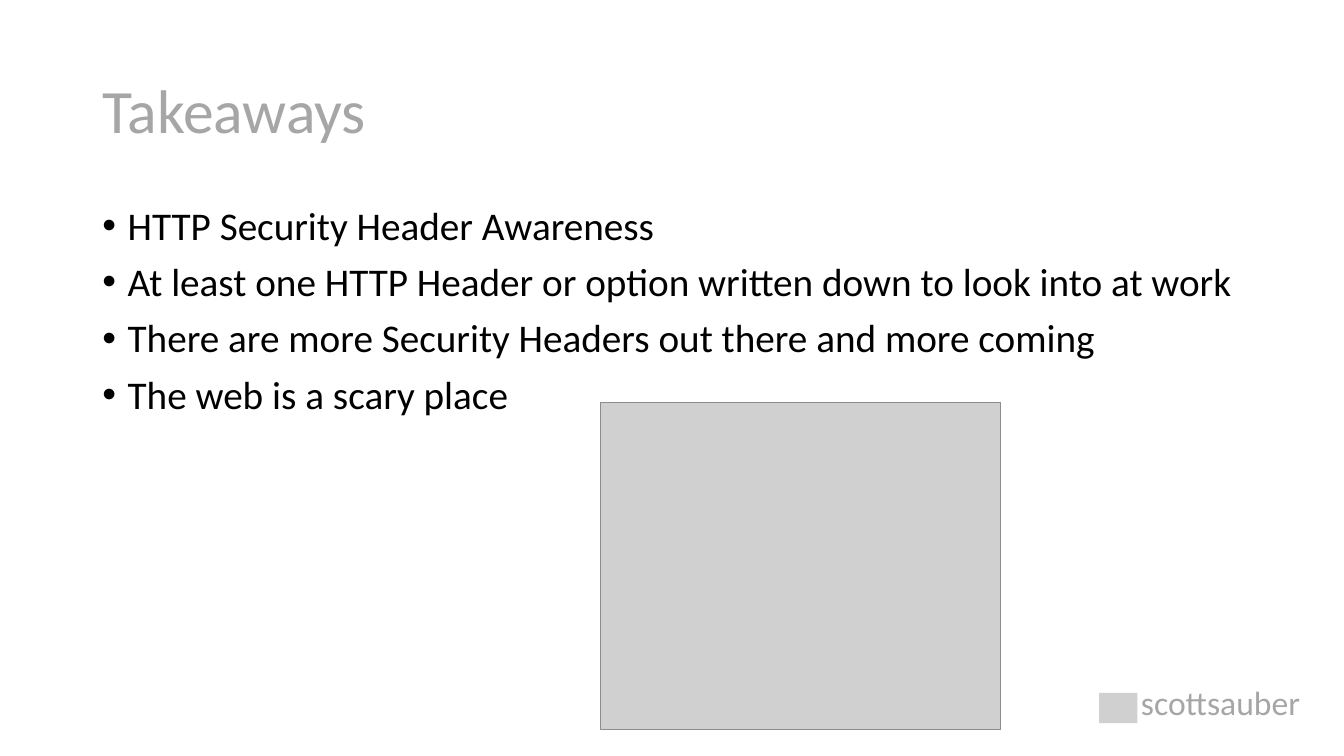
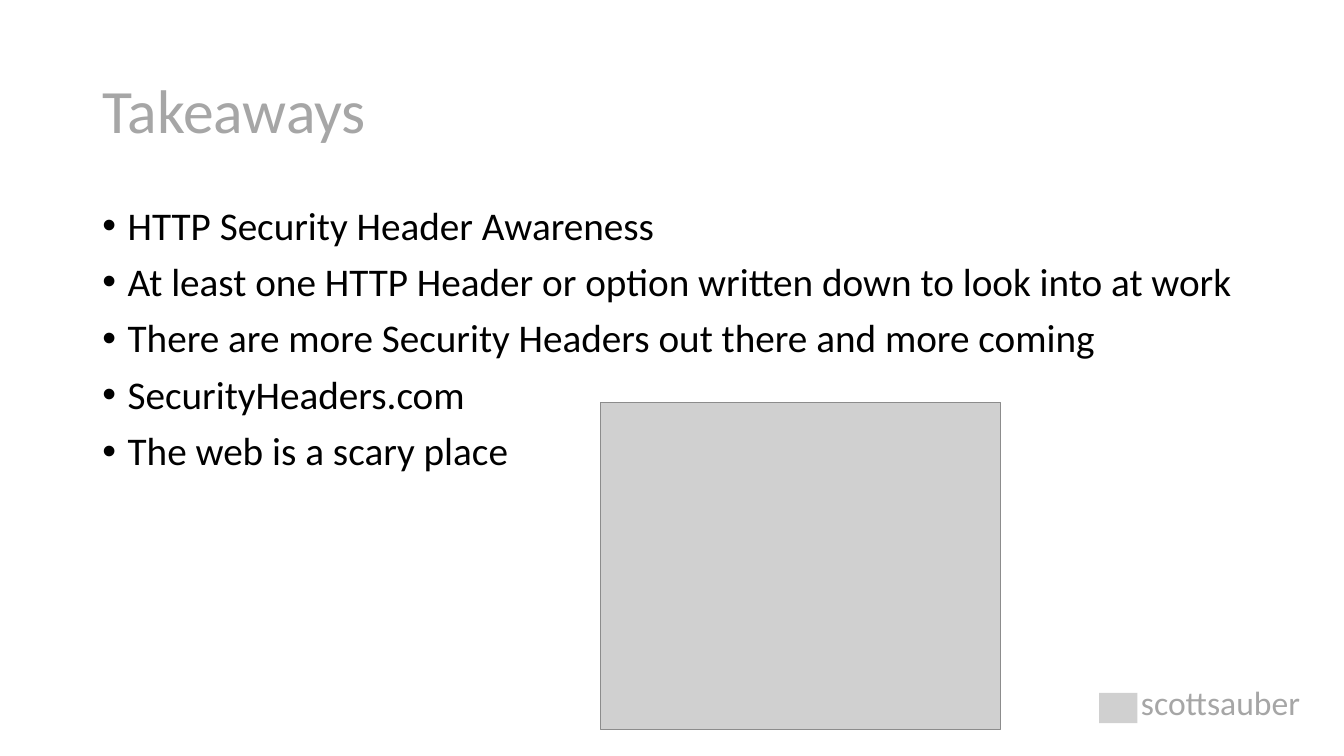
Before and after one commit to scottsauber/security-headers-talk, a slide deck: slide 66 of Security Headers Explained.pptx. Drawn at 1344x756 pixels with LibreOffice and Linux fonts; fonts in the diff are those of the drawing; grey boxes stand for pictures. Boxes give left, top, right and bottom in pixels: in the first picture for what was removed or moved away, otherwise in the second. Text is boxed around its words. In the diff, an @@ line names an element or a change of style, - is before the commit and + after.

```diff
--- a/Security Headers Explained.pptx
+++ b/Security Headers Explained.pptx
@@ text at <box>128,381,465,416</box>: paragraph added @@
+• SecurityHeaders.com
```
Also in this commit, not shown: 2 other slides changed.
